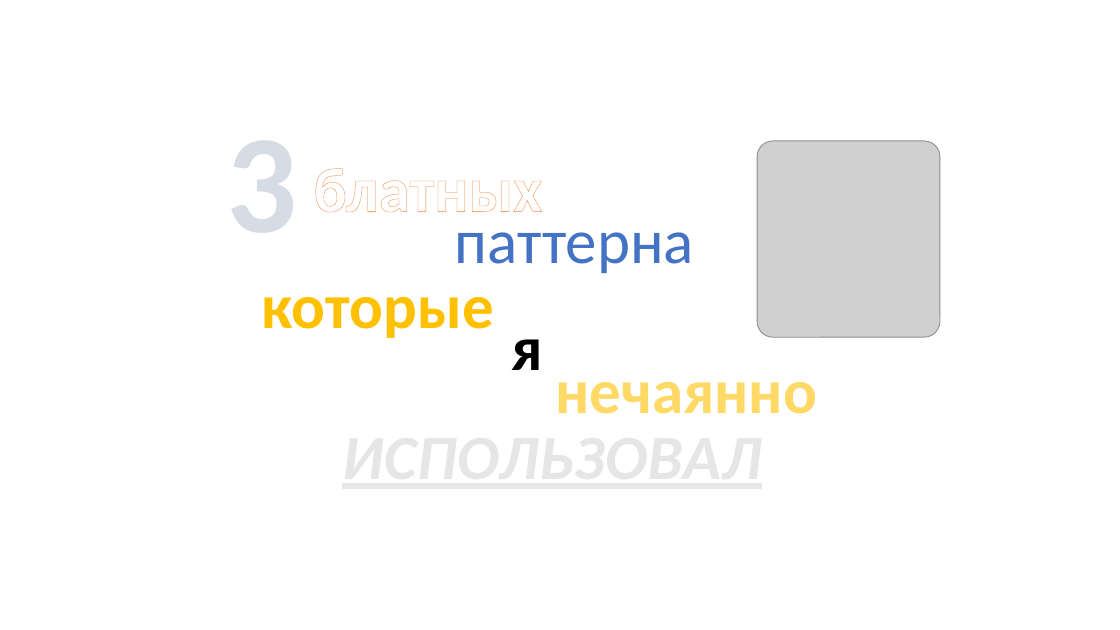
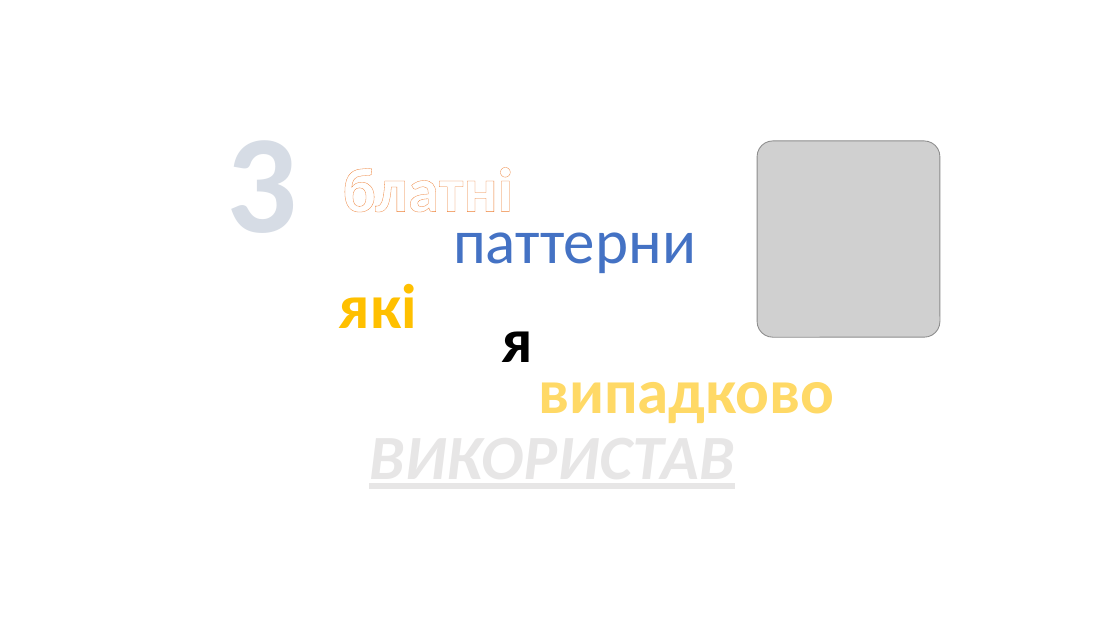
Before and after one commit to Nerdan0/KPOP2021, a slide deck: slide 1 of Lab8/Лаб8.pptx. Drawn at 1120x630 pixels with LibreOffice and Linux fonts; fonts in the diff are those of the drawing; grey boxes stand for pictures; background and template pictures are left out. Boxes give left, top, right and bottom in pixels: in the first picture for what was removed or moved away, otherwise in the second. Text is boxed around its words. In the diff, an @@ line names an element or a change of style, - is before the commit and + after.

```diff
--- a/Lab8/Лаб8.pptx
+++ b/Lab8/Лаб8.pptx
@@ text at [342,167,513,212]: text changed @@
-блатных
+блатні
@@ text at [453,211,696,273]: text changed @@
-паттерна
+паттерни
@@ text at [339,283,417,328]: text changed @@
-которые
+які
@@ text "я": place and size @@
-text "я" at [512,339,543,370]
+text "я" at [501,331,532,362]
@@ text at [538,382,834,423]: text changed @@
-нечаянно
+випадково
@@ text at [369,419,734,496]: text changed @@
-ИСПОЛЬЗОВАЛ
+ВИКОРИСТАВ
```
Also in this commit, not shown: 4 other slides changed, 1 other file.
